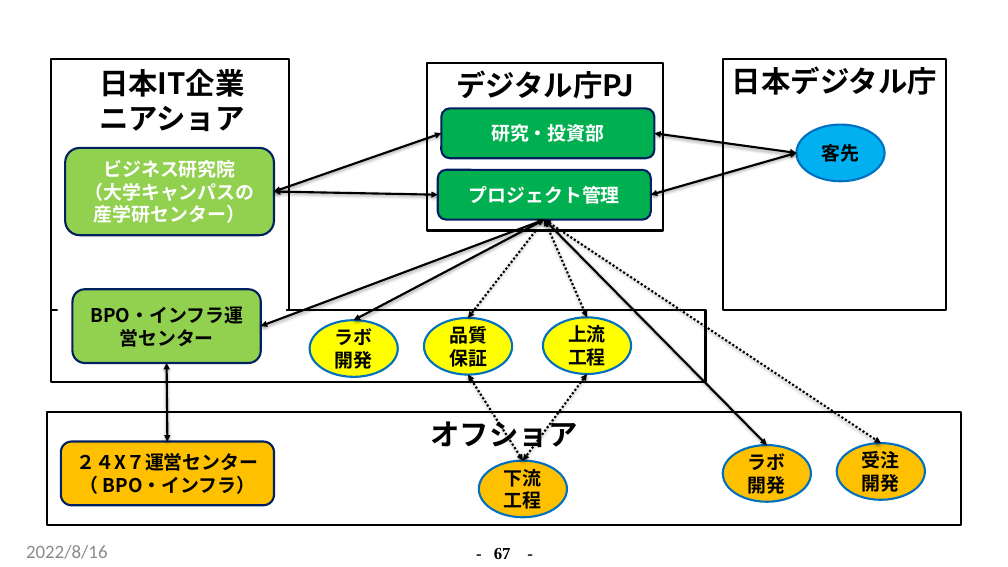
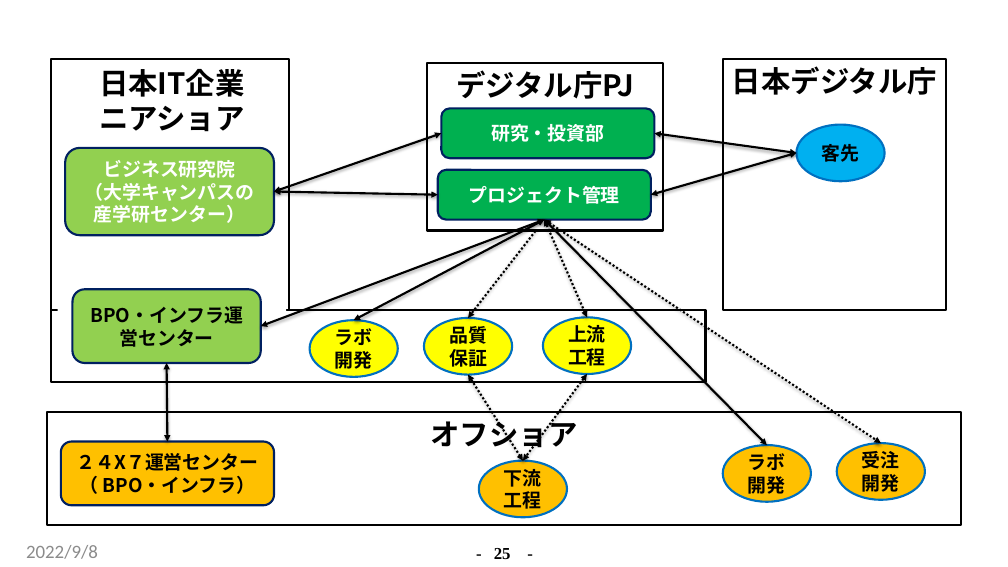
Before and after one commit to C2-Communication/c2-communication.GitHub.io, a slide deck: slide 25 of Site/content/posts/government-innovation/government-innovation_zhs.pptx (slide 67 before the commit). Drawn at 1008x567 pixels with LibreOffice and Linux fonts; fonts in the diff are those of the drawing; background and template pictures are left out. Boxes give left, top, right and bottom in pixels: in the first picture for what was removed or moved away, otherwise in the second. Text is boxed around its words. In the diff, an @@ line names an element or a change of style, - is before the commit and + after.

```diff
--- a/Site/content/posts/government-innovation/government-innovation_zhs.pptx
+++ b/Site/content/posts/government-innovation/government-innovation_zhs.pptx
@@ text at [26,545,98,559]: text changed @@
-2022/8/16
+2022/9/8
@@ page number at [494,548,511,559]: text changed @@
-- 67 -
+- 25 -
```
Also in this commit, not shown: 132 other slides changed, 1 slide added, 7 slides removed, 30 other files.
